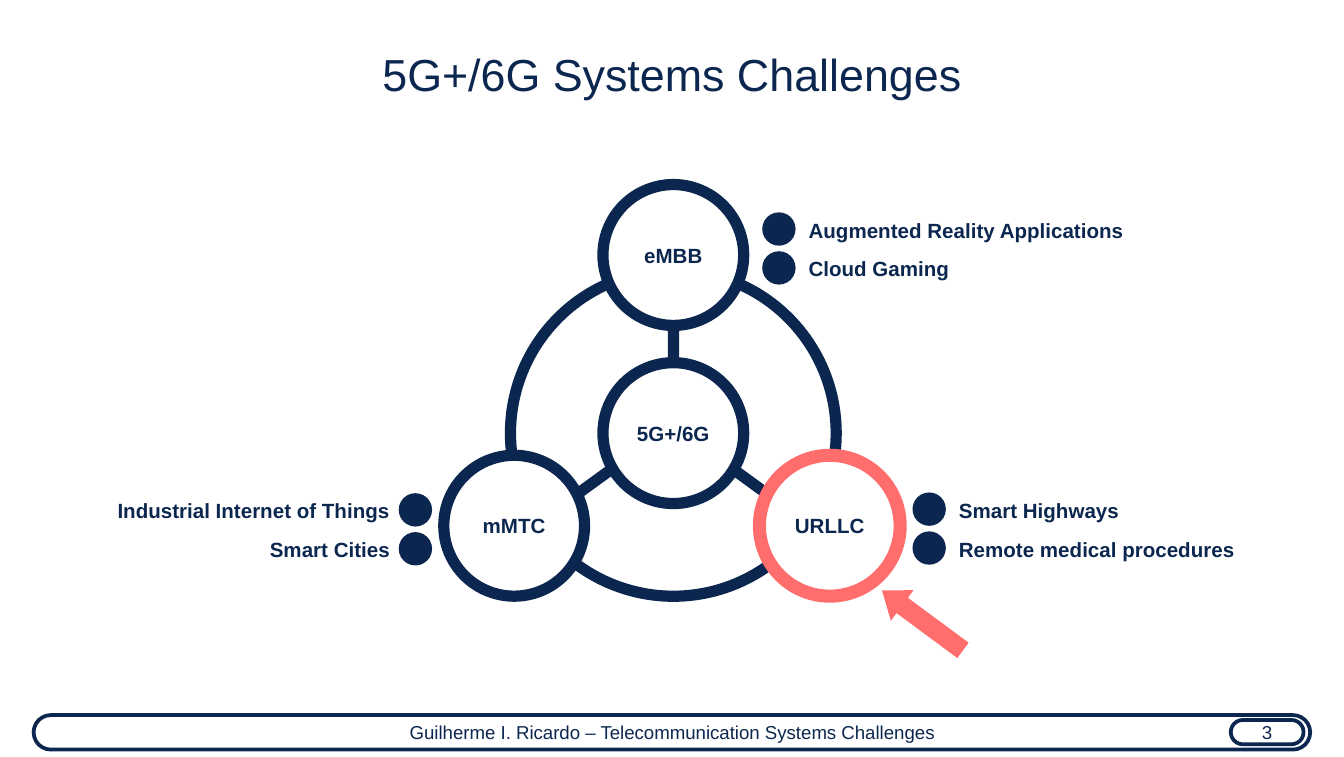
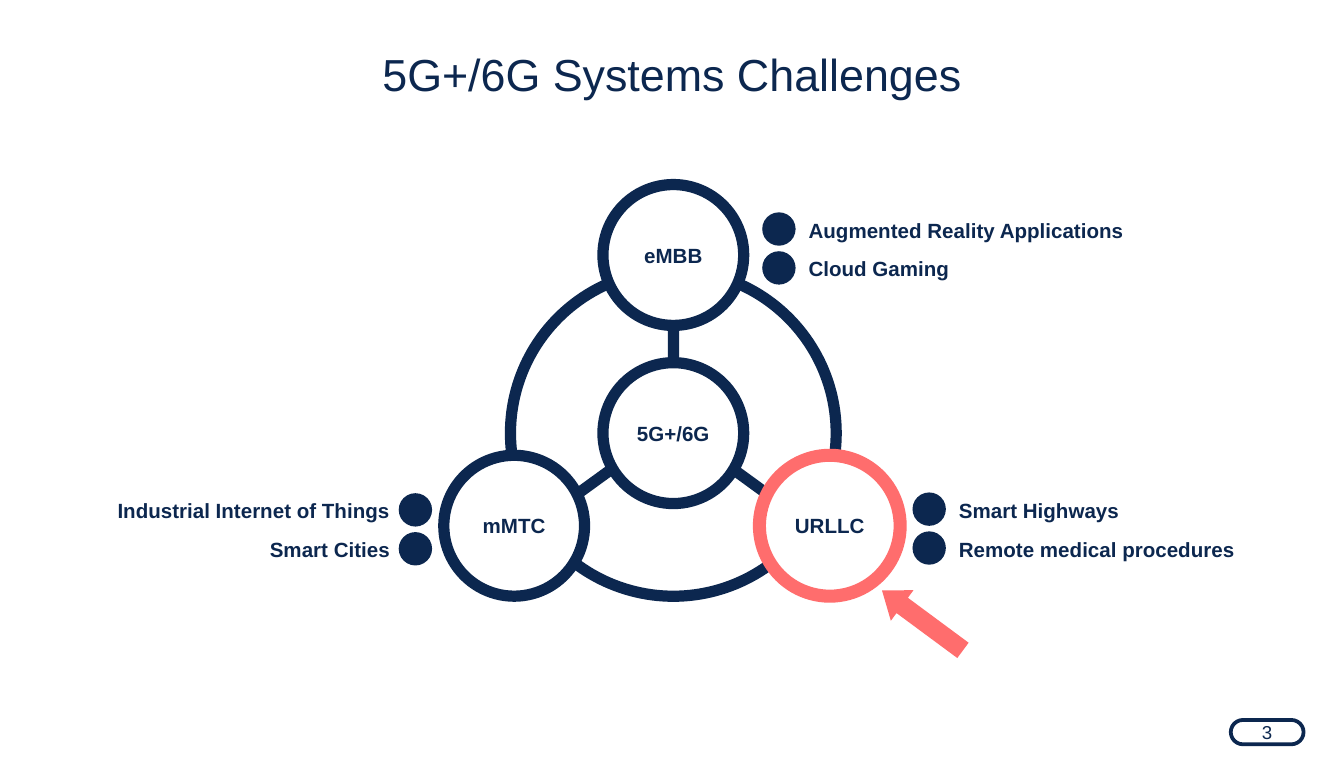
Before and after one commit to guilhermeir/mcf, a slide deck: slide 4 of ensea_background.odp. Drawn at 1344x757 pixels with LibreOffice and Linux fonts; fonts in the diff are those of the drawing. Boxes give left, top, right and bottom in pixels: in the first picture for what was removed or moved away, otherwise in the second. Text is boxed around its words. In the diff, an @@ line names an element or a change of style, - is before the commit and + after.

```diff
--- a/ensea_background.odp
+++ b/ensea_background.odp
@@ rounded rectangle removed at [34,715,1310,750] @@
-Guilherme I. Ricardo – Telecommunication Systems Challenges
```
Also in this commit, not shown: 17 other slides changed, 1 slide added, 4 slides removed, 5 other files.
